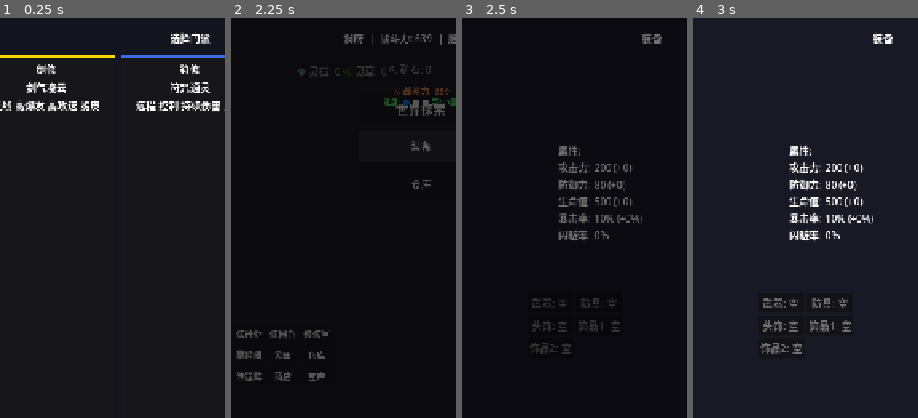
Above: before the commit, frames 1-4 (left to right).
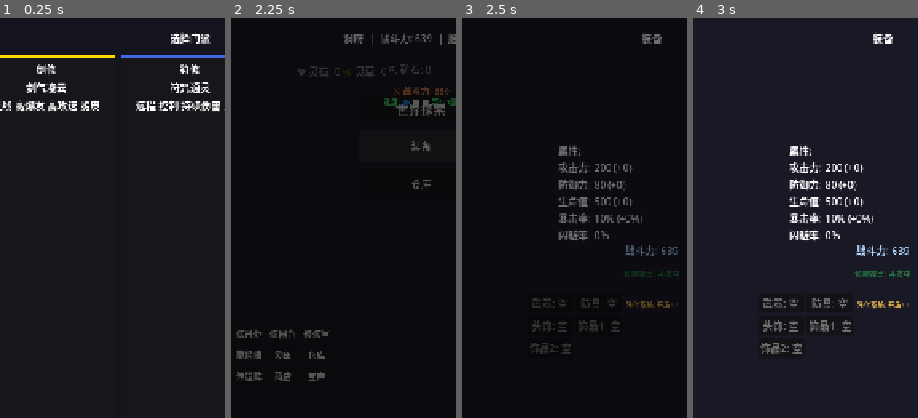
Above: after the commit, the same moments.

Repository: CasbaL/soudache
Game: Godot game, scene res://scenes/ui/faction_select.tscn
Two runs of this game, one before a commit and one after it. Both use one fixed random seed, a clock stepped at 60 frames per second and the inputs below.
Inputs (mouse positions are % of the whole screen's width and height, from its top left):
- Up to frame 1 (0.25 s): no input
- Up to frame 2 (2.25 s): click "选择" at 0.5 s; click "确认选择" at 1.25 s; click "装备" at 2 s
- Up to frame 3 (2.5 s): no input
- Up to frame 4 (3 s): tap Enter (ui_accept) at 2.75 s; move the mouse to (72, 45) at 2.77 s; hold D (move_right) from 2.78 s (still down); hold Space (dodge) from 2.78 s (still down); click (72, 45) at 2.92 s
The pictures show only the part of the screen within x 8-58%, y 0-50%; the shares and areas given below are measured in that part.

Frames 1-2 are identical in both runs. In frame 3, 0.6% of the frame differs, in the area x 72-97%, y 56-73%; in frame 4, 0.8%, in the area x 71-97%, y 56-73%.
Error before the commit: Cannot call method 'add_child' on a null value. (res://scripts/ui/equipment_panel.gd:67)

Commit message:
fix: 装备界面节点路径修复

Diff:
--- a/scripts/ui/equipment_panel.gd
+++ b/scripts/ui/equipment_panel.gd
@@ -58,20 +58,14 @@
 
 ## 创建增强 UI
 func _create_enhanced_ui() -> void:
-	# 标题
-	title_label = Label.new()
-	title_label.text = "装备"
-	title_label.add_theme_font_size_override("font_size", 24)
-	title_label.add_theme_color_override("font_color", COLOR_TITLE)
-	title_label.horizontal_alignment = HORIZONTAL_ALIGNMENT_CENTER
-	$MainContainer.add_child(title_label)
-
-	# 战斗力
+	# 战斗力（在属性标签下方）
 	combat_power_label = Label.new()
 	combat_power_label.add_theme_font_size_override("font_size", 16)
 	combat_power_label.add_theme_color_override("font_color", COLOR_STAT)
 	combat_power_label.horizontal_alignment = HORIZONTAL_ALIGNMENT_CENTER
-	$MainContainer.add_child(combat_power_label)
+	combat_power_label.position = Vector2(0, 360)
+	combat_power_label.size = Vector2(720, 25)
+	add_child(combat_power_label)
 
 	# 套装效果
 	set_bonus_label = Label.new()
@@ -80,7 +74,9 @@
 	set_bonus_label.add_theme_color_override("font_color", COLOR_SET_BONUS)
 	set_bonus_label.horizontal_alignment = HORIZONTAL_ALIGNMENT_CENTER
 	set_bonus_label.autowrap_mode = TextServer.AUTOWRAP_WORD_SMART
-	$MainContainer.add_child(set_bonus_label)
+	set_bonus_label.position = Vector2(100, 400)
+	set_bonus_label.size = Vector2(520, 40)
+	add_child(set_bonus_label)
 
 	# 强化预览
 	enhance_preview_label = Label.new()
@@ -89,7 +85,9 @@
 	enhance_preview_label.add_theme_color_override("font_color", COLOR_ENHANCE)
 	enhance_preview_label.horizontal_alignment = HORIZONTAL_ALIGNMENT_CENTER
 	enhance_preview_label.autowrap_mode = TextServer.AUTOWRAP_WORD_SMART
-	$MainContainer.add_child(enhance_preview_label)
+	enhance_preview_label.position = Vector2(100, 450)
+	enhance_preview_label.size = Vector2(520, 40)
+	add_child(enhance_preview_label)
 
 ## 更新 UI
 func _update_ui() -> void:
